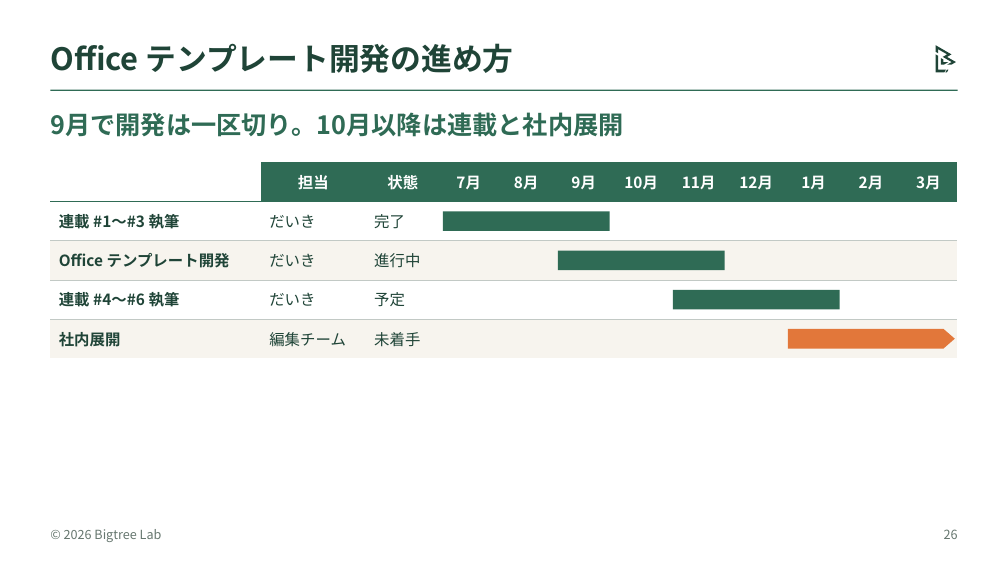
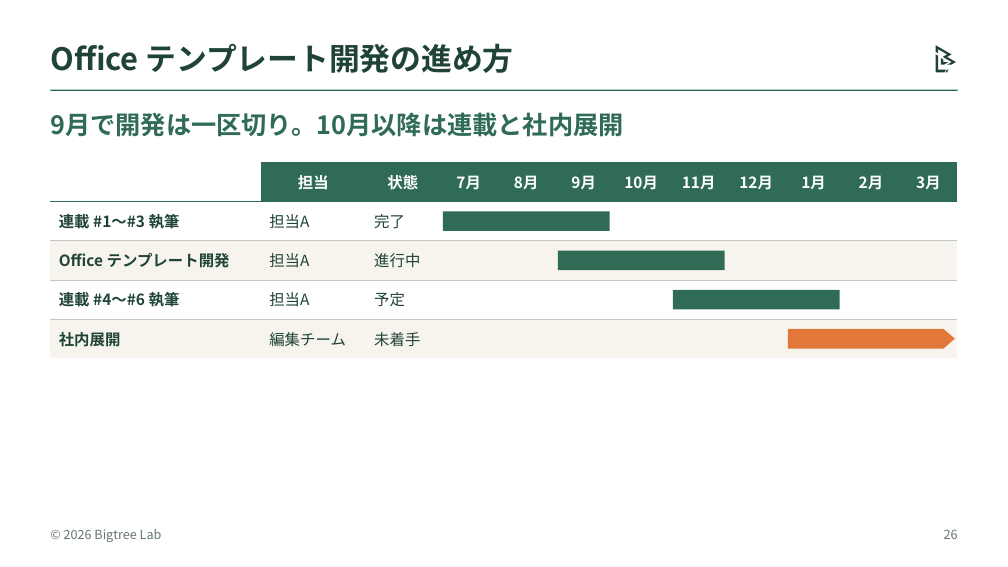
Before and after one commit to bigtree1984/office_3_apps_with_claude, a slide deck: slide 26 of bigtree/samples/bigtree_lab_tables.pptx. Drawn at 1008x567 pixels with LibreOffice and Linux fonts; fonts in the diff are those of the drawing. Boxes give left, top, right and bottom in pixels: in the first picture for what was removed or moved away, otherwise in the second. Text is boxed around its words. In the diff, an @@ line names an element or a change of style, - is before the commit and + after.

```diff
--- a/bigtree/samples/bigtree_lab_tables.pptx
+++ b/bigtree/samples/bigtree_lab_tables.pptx
@@ table at (x1=50, y1=162, x2=958, y2=358) @@
-row 2, column 2: だいき
+row 2, column 2: 担当A
-row 3, column 2: だいき
+row 3, column 2: 担当A
-row 4, column 2: だいき
+row 4, column 2: 担当A
```
Also in this commit, not shown: 19 other files.
